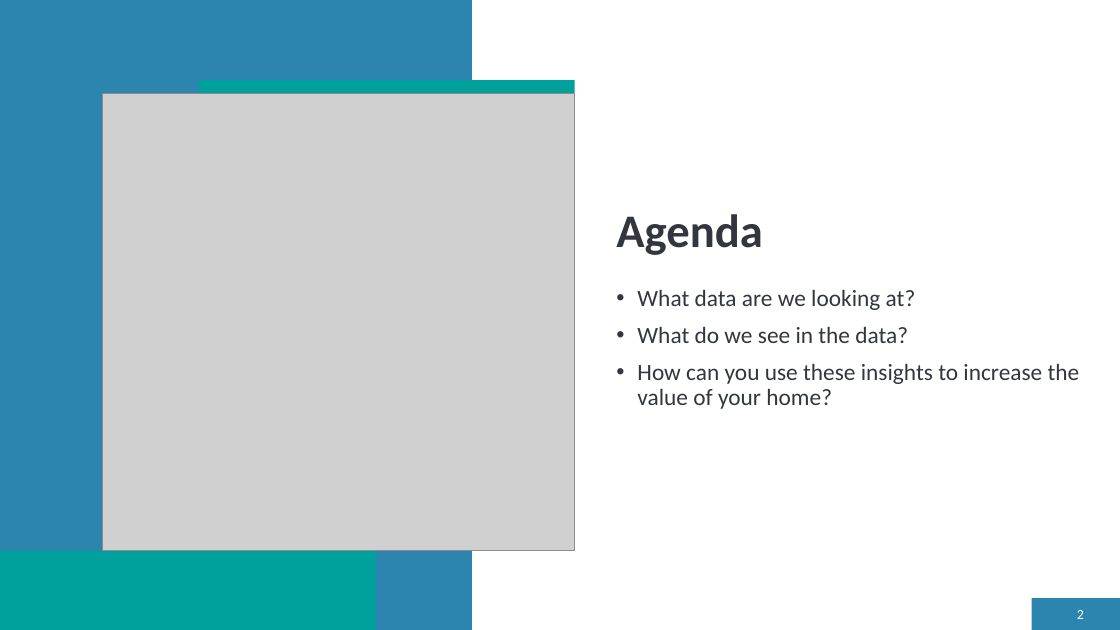
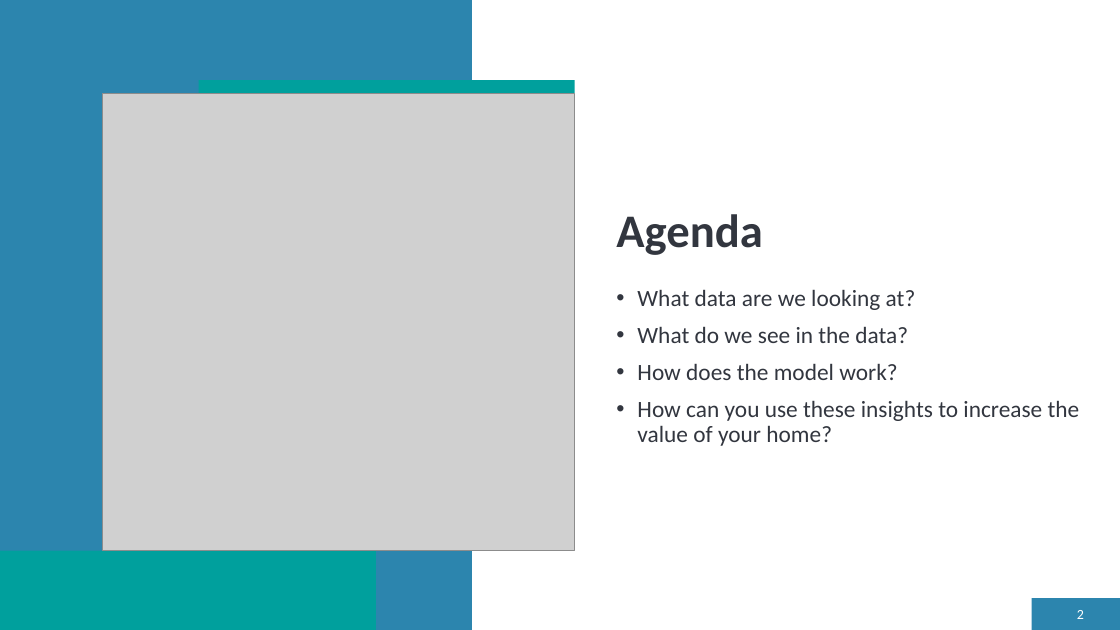
Before and after one commit to EricHeidbreder/GA_projects, a slide deck: slide 2 of projects/project_2-master/Ames-Housing-presentation.pptm. Drawn at 1120x630 pixels with LibreOffice and Linux fonts; fonts in the diff are those of the drawing; grey boxes stand for pictures. Boxes give left, top, right and bottom in pixels: in the first picture for what was removed or moved away, otherwise in the second. Text is boxed around its words. In the diff, an @@ line names an element or a change of style, - is before the commit and + after.

```diff
--- a/projects/project_2-master/Ames-Housing-presentation.pptm
+++ b/projects/project_2-master/Ames-Housing-presentation.pptm
@@ text at (637, 363, 897, 380): paragraph added @@
+• How does the model work?
```
Also in this commit, not shown: 1 other slide changed, 1 other file.
